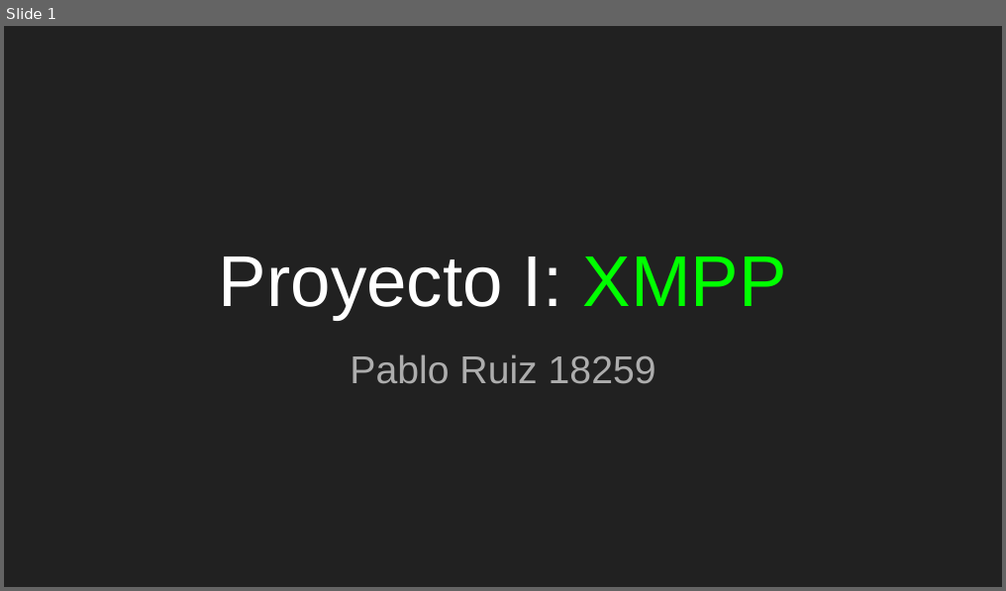
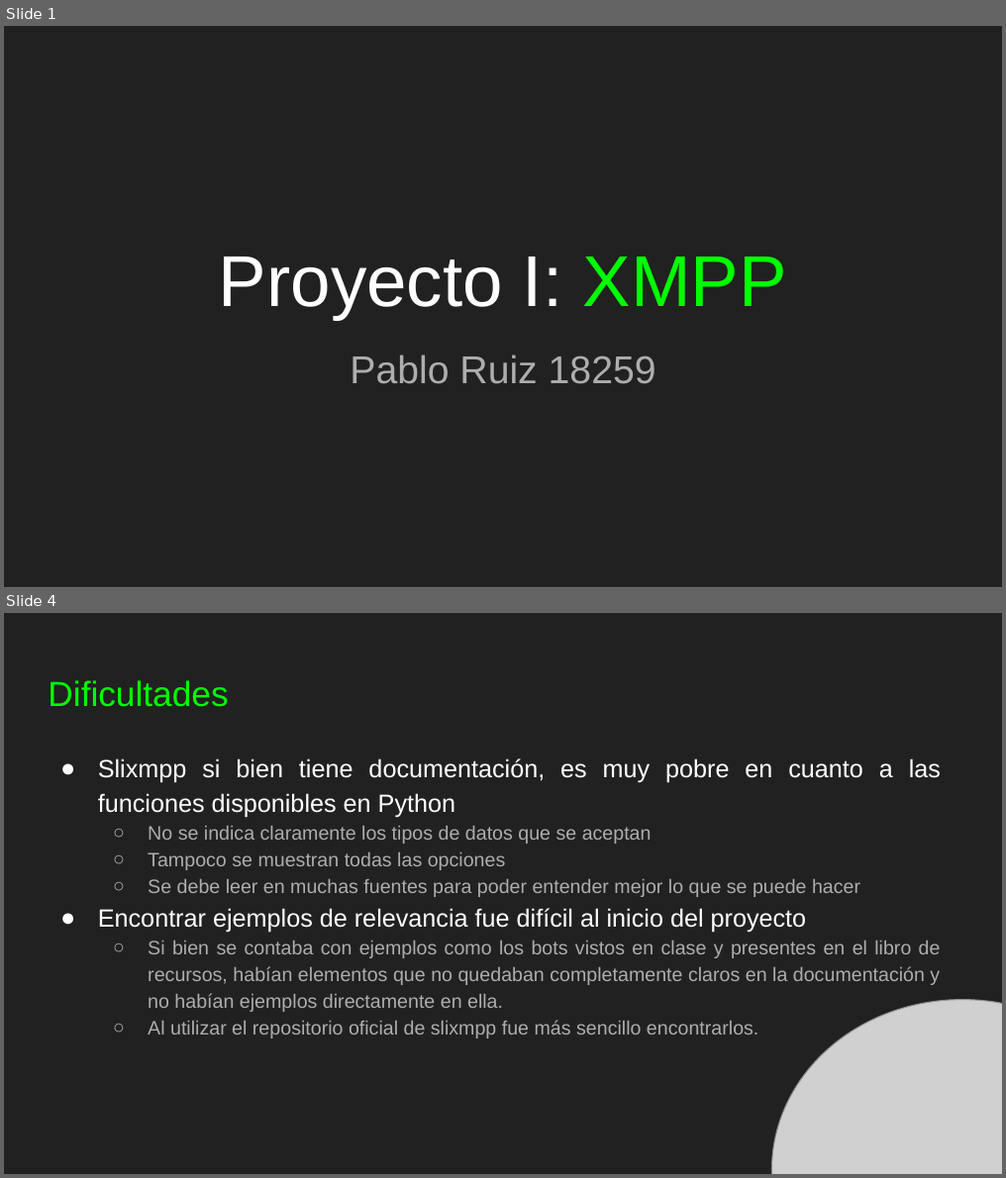
Before and after one commit to PingMaster99/NetworksFirstProject, a slide deck: Proyecto I XMPP.pptx. Shown one above the other, each under a label of ours: slide 1 before the commit, slides 1 and 4 after it; the slides between them are not shown. The pictures are 1006x591 and 1006x1178 pixels, drawn with LibreOffice and Linux fonts; fonts in the diff are those of the drawing; grey boxes stand for pictures. Boxes give left, top, right and bottom in pixels: in the first picture for what was removed or moved away, otherwise in the second. Text is boxed around its words. In the diff, an @@ line names an element or a change of style, - is before the commit and + after.

```diff
--- a/Proyecto I XMPP.pptx
+++ b/Proyecto I XMPP.pptx
@@ slide 4 added at (4, 613, 1002, 1174), background #212121 @@
@@ title added at (48, 680, 228, 707), 25.2 pt, text #00FF00 @@
+Dificultades
@@ text added at (98, 759, 941, 1039), 14 pt, text #ADADAD @@
+● Slixmpp si bien tiene documentación, es muy pobre en cuanto a las funciones disponibles en Python
+  ○ No se indica claramente los tipos de datos que se aceptan
+  ○ Tampoco se muestran todas las opciones
+  ○ Se debe leer en muchas fuentes para poder entender mejor lo que se puede hacer
+● Encontrar ejemplos de relevancia fue difícil al inicio del proyecto
+  ○ Si bien se contaba con ejemplos como los bots vistos en clase y presentes en el libro de recursos, habían elementos que no quedaban completamente claros en la documentación y no habían ejemplos directamente en ella.
+  ○ Al utilizar el repositorio oficial de slixmpp fue más sencillo encontrarlos.
@@ picture added at (771, 1000, 1002, 1174) @@
```
Also in this commit, not shown: 2 slides changed, 2 other slides added.
